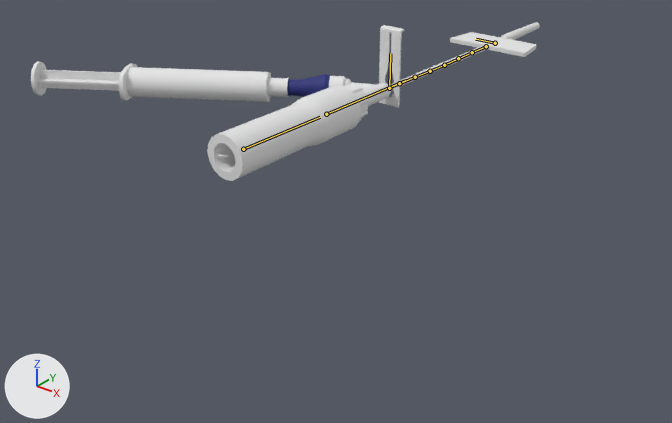
An edit to the FBX model care-up/Assets/_Models/insulfon.fbx, drawn before and after from the same camera.
Both versions are drawn from a camera (50 mm lens) standing at (0.281, -0.511, 0.16) and looking at (-0.021, -0.134, -0.073). The lights are fixed; the arrows at lower left show +X, +Y and +Z. The bones that change are drawn over the model as lines.

The first picture shows 'OmniflushSyringeBarrel', 'OmniflushSyringePlunger', 'bf', 'cap.001', 'i_connector', 'outer', 'puller', 'puller.001', 'ring', 'tube'.
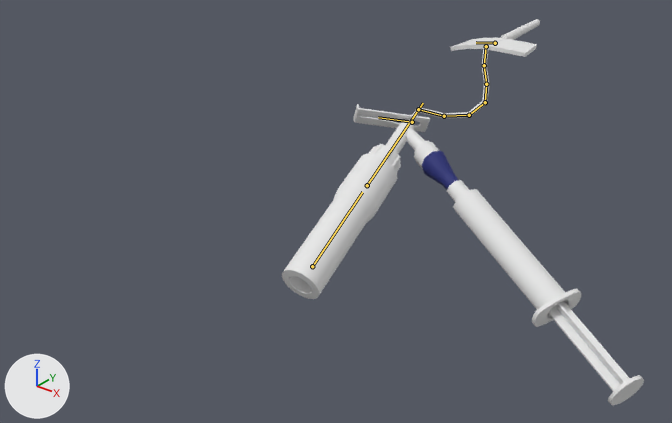
The newer file adds an action. The first version stands in its rest pose; the second is drawn at frame 1 of the action 'insolfonArm|i590_end'.

Where the change shows, as pixel boxes [x1, y1, x2, y2] in the pictures (672 x 423 px):
'outer', posed (25% narrower, 51% taller)
    before: [207, 85, 361, 181]
    after: [282, 154, 398, 299]
'OmniflushSyringeBarrel', posed (21% narrower, 279% taller)
    before: [119, 64, 289, 102]
    after: [447, 180, 581, 327]
'OmniflushSyringePlunger', posed
    before: [31, 61, 121, 96]
    after: [548, 301, 644, 405]
'puller', posed
    before: [351, 25, 404, 107]
    after: [353, 104, 430, 154]
'i_connector', posed (25% narrower, 104% taller)
    before: [287, 74, 346, 97]
    after: [414, 142, 458, 190]
'tube', posed (21% narrower, 63% taller)
    before: [390, 45, 488, 90]
    after: [412, 45, 489, 119]
'bf', posed
    before: [450, 32, 537, 57]
    after: [450, 37, 537, 57]
'puller.001', posed
    before: [345, 84, 369, 120]
    after: [368, 144, 401, 172]
'cap.001', posed (16% taller)
    before: [501, 22, 540, 40]
    after: [500, 19, 540, 40]
'ring', posed
    before: [344, 79, 351, 86]
    after: [414, 140, 430, 153]
'inner', posed (not visible afterwards)
    before: [218, 154, 233, 157]
bone 'puller', root to tip
    before: (326, 114) to (405, 80)
    after: (367, 185) to (423, 103)
bone 'puller.001', root to tip
    before: (243, 149) to (320, 117)
    after: (312, 266) to (362, 192)
bone 't0', root to tip
    before: (486, 46) to (472, 52)
    after: (486, 46) to (484, 65)
bone 't1', root to tip
    before: (472, 52) to (458, 58)
    after: (484, 65) to (486, 84)
bone 't2', root to tip
    before: (458, 58) to (444, 65)
    after: (486, 84) to (485, 102)
bone 't3', root to tip
    before: (444, 65) to (430, 71)
    after: (485, 102) to (469, 115)
bone 't4', root to tip
    before: (430, 71) to (415, 77)
    after: (469, 115) to (444, 116)
bone 't5', root to tip
    before: (415, 77) to (399, 83)
    after: (444, 116) to (418, 109)
bone 't6', root to tip
    before: (399, 83) to (389, 87)
    after: (418, 109) to (411, 120)
bone 'th', root to tip
    before: (389, 88) to (390, 53)
    after: (412, 122) to (378, 117)
bone 'bf0.R', root to tip
    before: (495, 43) to (476, 39)
    after: (495, 43) to (476, 42)

The edits, one by one:
Bone 'puller' (bone_puller) moves from (0.0, 0.0, 0.0) to (-0.33, 2.26, 3.71).
Bone 'puller' (bone_puller) turns from (0, 0, 0) to (25, -170, -11) degrees about its own x, y and z.
Bone 'puller.001' (bone_puller_001) turns from (0, 0, 0) to (0, 98, 0) degrees about its own x, y and z.
Bone 't0' (bone_t0) turns from (0, 0, 0) to (67, 60, 36) degrees about its own x, y and z.
Bone 't1' (bone_t1) turns from (0, 0, 0) to (-10, 0, 0) degrees about its own x, y and z.
Bone 't2' (bone_t2) turns from (0, 0, 0) to (11, 0, 0) degrees about its own x, y and z.
Bone 't3' (bone_t3) turns from (0, 0, 0) to (33, 0, 0) degrees about its own x, y and z.
Bone 't4' (bone_t4) turns from (0, 0, 0) to (36, 0, 0) degrees about its own x, y and z.
Bone 't5' (bone_t5) turns from (0, 0, 0) to (23, 0, 0) degrees about its own x, y and z.
Bone 't6' (bone_t6) turns from (0, 0, 0) to (-73, -2, -3) degrees about its own x, y and z.
Bone 'th' (bone_th) moves from (0.0, 0.0, 0.0) to (0.13, -0.01, 0.02).
Bone 'th' (bone_th) turns from (0, 0, 0) to (-26, -2, 5) degrees about its own x, y and z.
Bone 'bf0.R' (bone_bf0_r) turns from (0, 0, 0) to (0, 0, -8) degrees about its own x, y and z.
